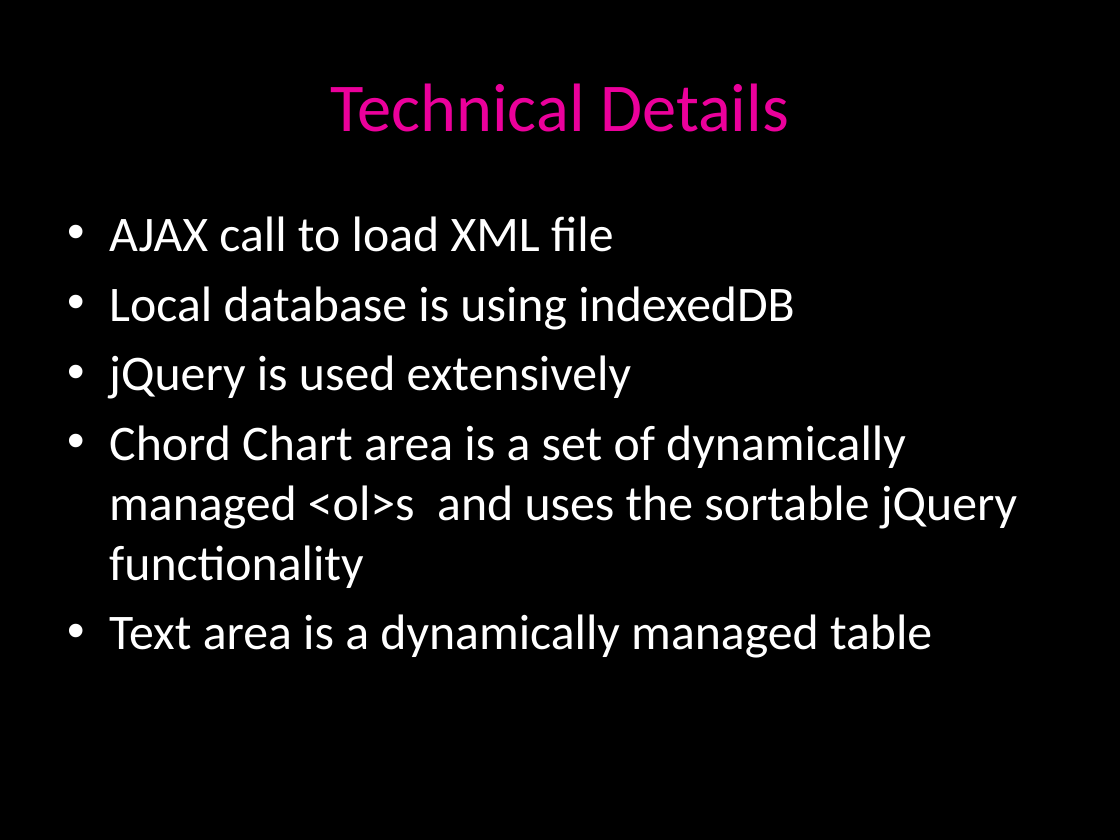
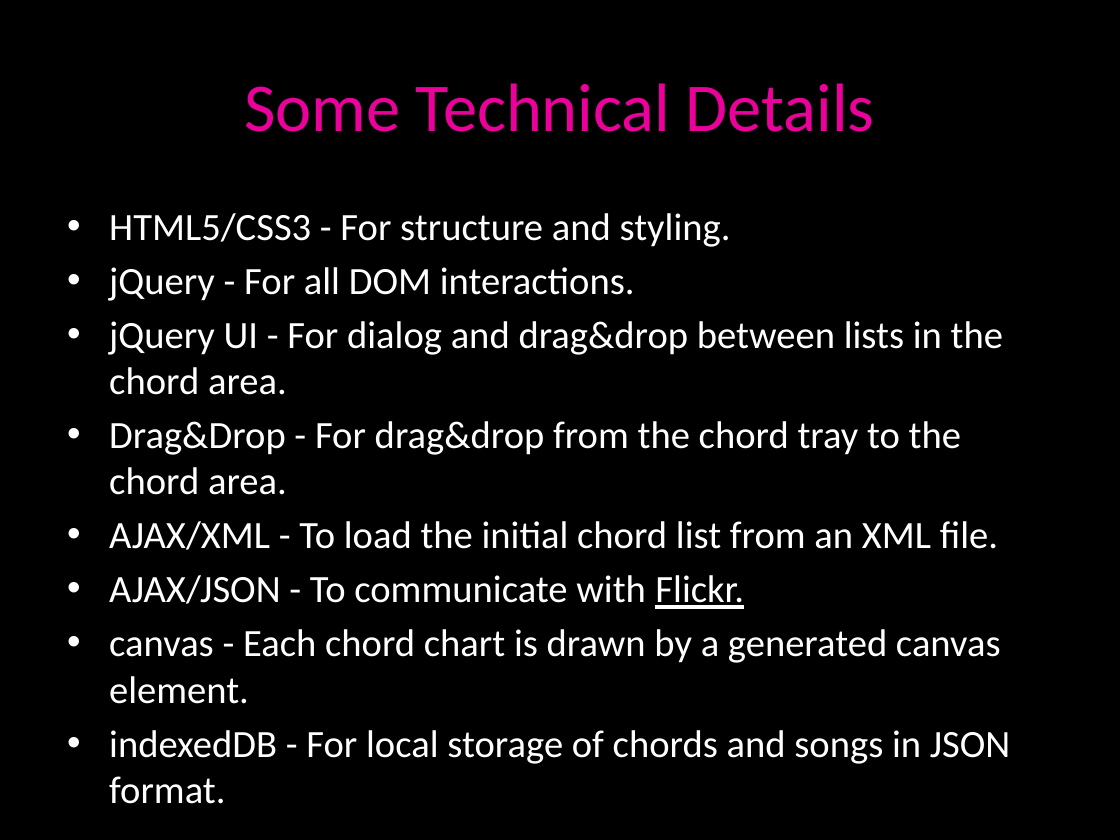
Before and after one commit to rkilarski/ryski-coding, a slide deck: slide 6 of cs701homework/WebContent/guitarifficweb/doc/guitariffic.pptx. Drawn at 1120x840 pixels with LibreOffice and Linux fonts; fonts in the diff are those of the drawing. Boxes give left, top, right and bottom in pixels: in the first picture for what was removed or moved away, otherwise in the second. Text is boxed around its words. In the diff, an @@ line names an element or a change of style, - is before the commit and + after.

```diff
--- a/cs701homework/WebContent/guitarifficweb/doc/guitariffic.pptx
+++ b/cs701homework/WebContent/guitarifficweb/doc/guitariffic.pptx
@@ title at <box>244,83,875,132</box>: text changed @@
-Technical Details
+Some Technical Details
@@ text at <box>109,213,1010,764</box>: text changed; size 32 to 24.8 pt @@
-• AJAX call to load XML file
-• Local database is using indexedDB
-• jQuery is used extensively
-• Chord Chart area is a set of dynamically managed <ol>s and uses the sortable jQuery functionality
-• Text area is a dynamically managed table
+• HTML5/CSS3 - For structure and styling.
+• jQuery - For all DOM interactions.
+• jQuery UI - For dialog and drag&drop between lists in the chord area.
+• Drag&Drop - For drag&drop from the chord tray to the chord area.
+• AJAX/XML - To load the initial chord list from an XML file.
+• AJAX/JSON - To communicate with Flickr.
+• canvas - Each chord chart is drawn by a generated canvas element.
+• indexedDB - For local storage of chords and songs in JSON format.
```
Also in this commit, not shown: 4 other slides changed, 1 other file.
